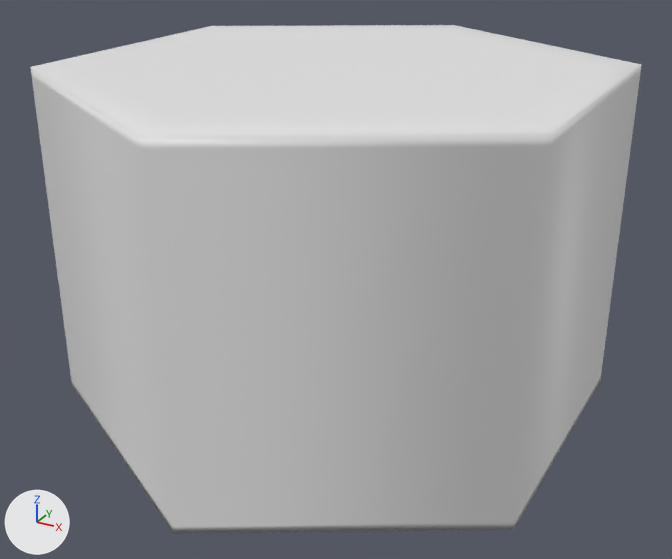
A saved change to the FBX model 4XM/Assets/Prefabs/Tiles/hexBase.fbx.
One viewpoint serves both versions: a camera (50 mm lens) standing at (1.48, -2.7, 0.59) and looking at (0.02, -0.06, -0.73). Lighting does not change. The marker at lower left points along +X, +Y and +Z. Where no turn or scale is listed for an object, it has been applied to the vertices.
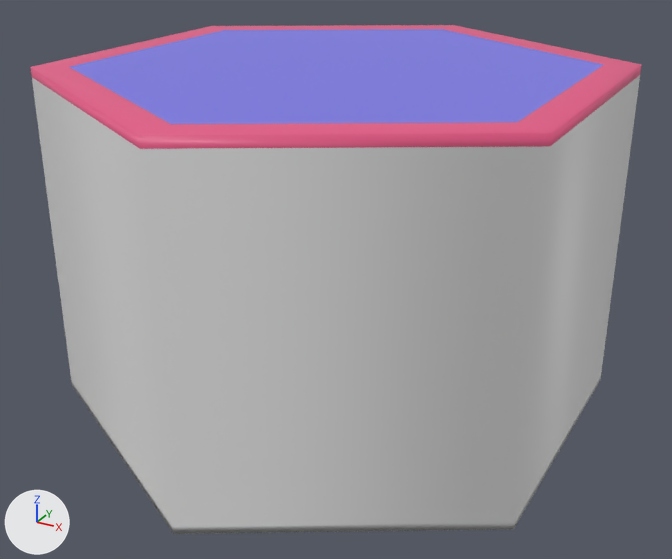
Where the change shows, as pixel boxes (x1, y1, x2, y2) in the pictures (672 x 559 px):
part 1 of me_cylinder_003, recoloured (white to blue)
    both: (70, 29, 603, 124)
part 2 of me_cylinder_003, recoloured (white to pink)
    both: (30, 26, 223, 148)
part 3 of me_cylinder_003, recoloured (white to pink)
    both: (139, 65, 641, 149)
part 4 of me_cylinder_003, recoloured (white to pink)
    both: (213, 25, 453, 30)
part 5 of me_cylinder_003, recoloured (white to pink)
    both: (444, 25, 641, 65)

Diff of the bpy script that builds the scene:
```diff
--- a/4XM/Assets/Prefabs/Tiles/hexBase.fbx.py
+++ b/4XM/Assets/Prefabs/Tiles/hexBase.fbx.py
@@ mat_material_001 @@
+mat_material_001 = principled_material('Material.001')
+mat_material_001.base_color = (0.203, 0.195, 0.8)  # blue #7c7ae7
@@ mat_material_003 @@
+mat_material_003 = principled_material('Material.003')
+mat_material_003.base_color = (0.8, 0.8, 0.8)  # white #e7e7e7
@@ mat_material_002 @@
+mat_material_002 = principled_material('Material.002')
+mat_material_002.base_color = (0.8, 0.104, 0.245)  # pink #e75b88
@@ me_cylinder_003 @@
 me_cylinder_003.from_pydata(...)  # 36 vertices, 34 faces; spans x -0.87..0.87, y -1.0..1.0, z -0.58..0.61
 # used by ob_cylinder_002; location = (0.0, 0.0, -0.607)
+# me_cylinder_003 part 1: all 2 faces centred in x -0.38..0.38, y 0.0, z 0.61 switch from no material to mat_material_001 (blue #7c7ae7)
+# me_cylinder_003 part 2: all 4 faces centred in x -0.87..-0.41, y -0.75..0.0, z 0.59..0.61 switch from no material to mat_material_002 (pink #e75b88)
+# me_cylinder_003 part 3: all 4 faces centred in x 0.41..0.87, y -0.75..0.0, z 0.59..0.61 switch from no material to mat_material_002 (pink #e75b88)
+# me_cylinder_003 part 4: all 2 faces centred in x -0.43..-0.41, y 0.7..0.75, z 0.59..0.61 switch from no material to mat_material_002 (pink #e75b88)
+# me_cylinder_003 part 5: all 2 faces centred in x 0.41..0.43, y 0.7..0.75, z 0.59..0.61 switch from no material to mat_material_002 (pink #e75b88)
+me_cylinder_003.materials.append(mat_material_003)  # white #e7e7e7
```
